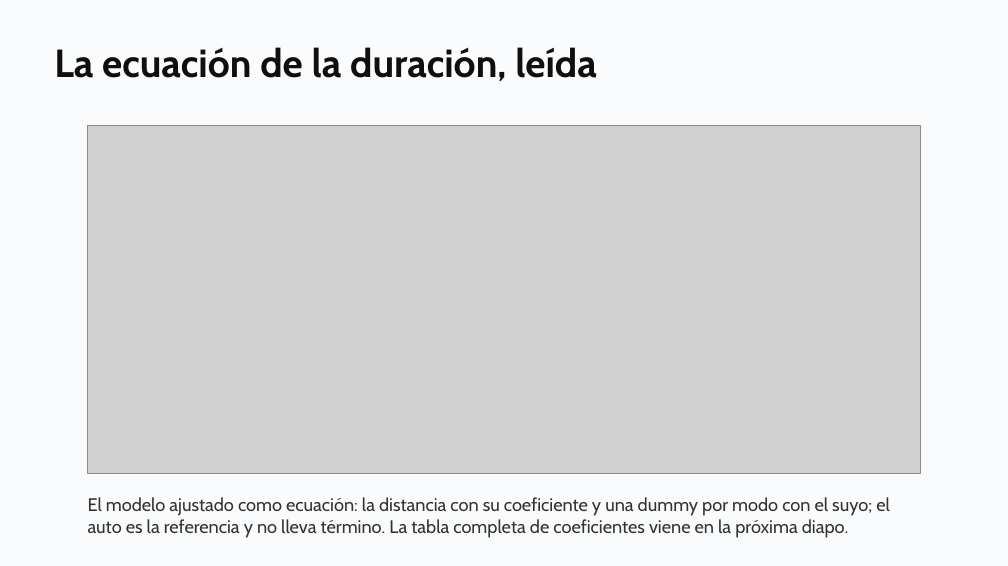
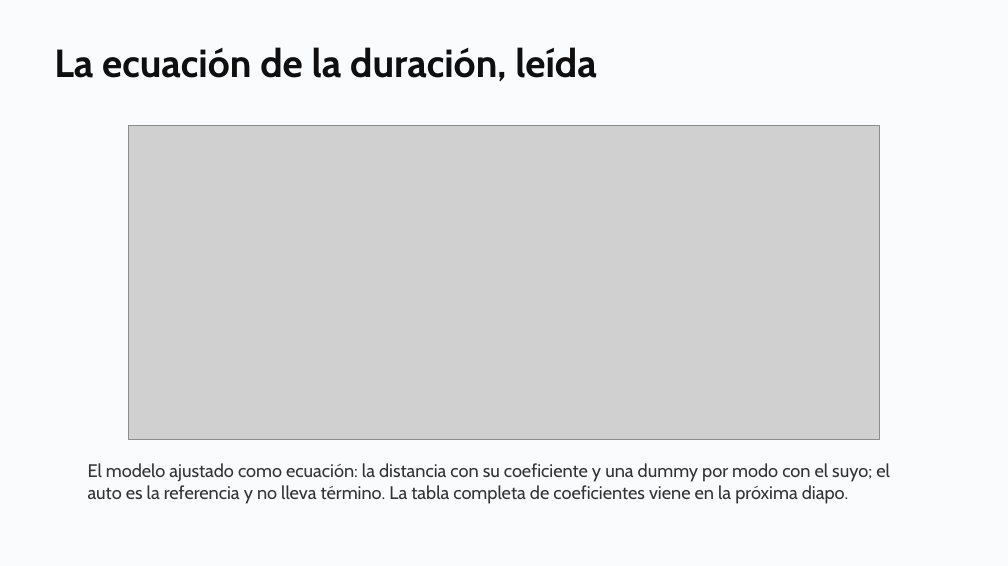
Before and after one commit to daniopitz/diplomado-cdd, a slide deck: slide 35 of presentaciones/clase04_regresion_multiple.pptx. Drawn at 1008x566 pixels with LibreOffice and Linux fonts; fonts in the diff are those of the drawing; grey boxes stand for pictures. Boxes give left, top, right and bottom in pixels: in the first picture for what was removed or moved away, otherwise in the second. Text is boxed around its words. In the diff, an @@ line names an element or a change of style, - is before the commit and + after.

```diff
--- a/presentaciones/clase04_regresion_multiple.pptx
+++ b/presentaciones/clase04_regresion_multiple.pptx
@@ picture: place and size @@
-picture at [88, 126, 920, 474]
+picture at [129, 126, 879, 439]
@@ text "El modelo ajustado como ecuación: ...": place and size @@
-text "El modelo ajustado como ecuación: ..." at [88, 497, 890, 538]
+text "El modelo ajustado como ecuación: ..." at [88, 463, 890, 504]
```
Also in this commit, not shown: 23 other slides changed, 5 other files.
